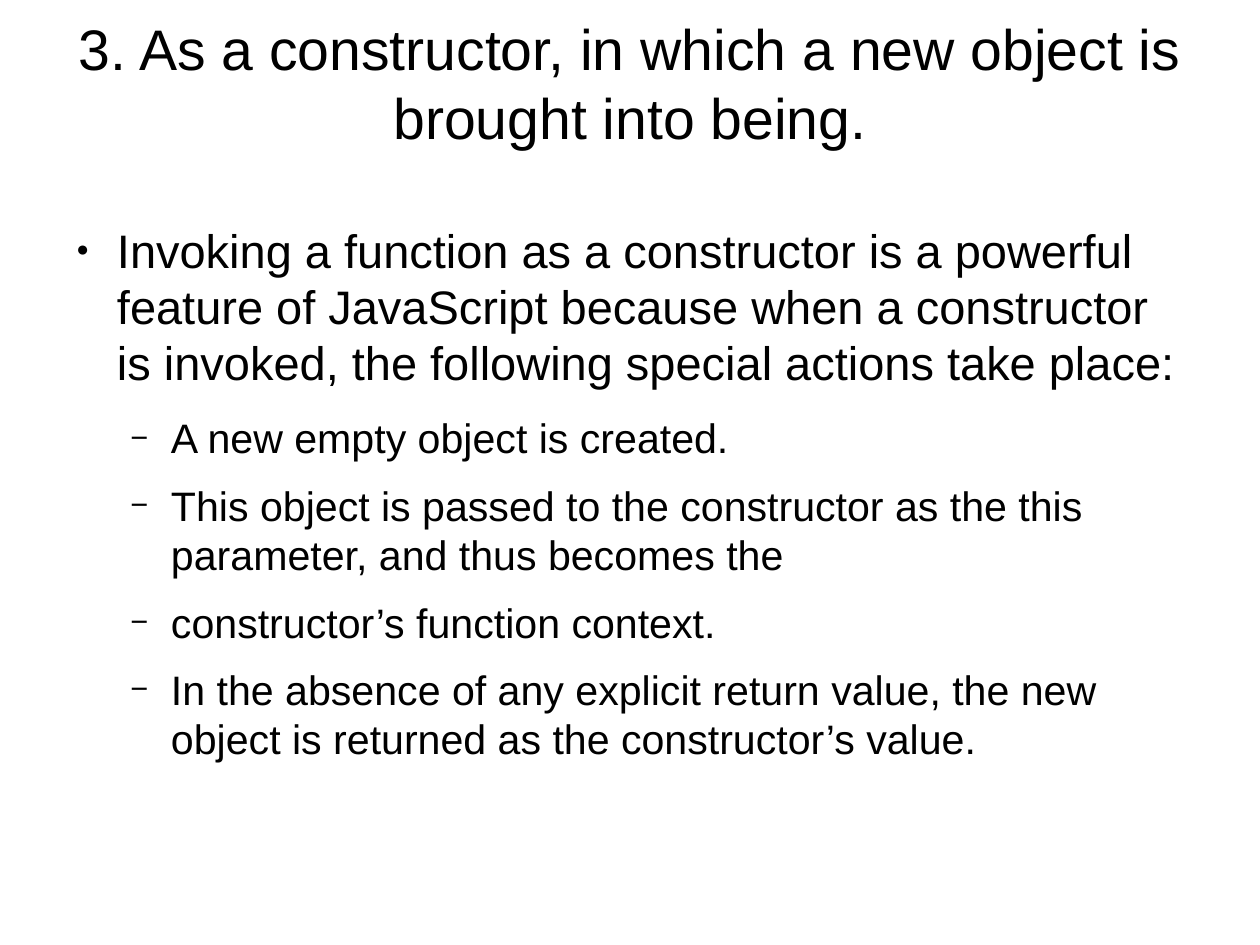
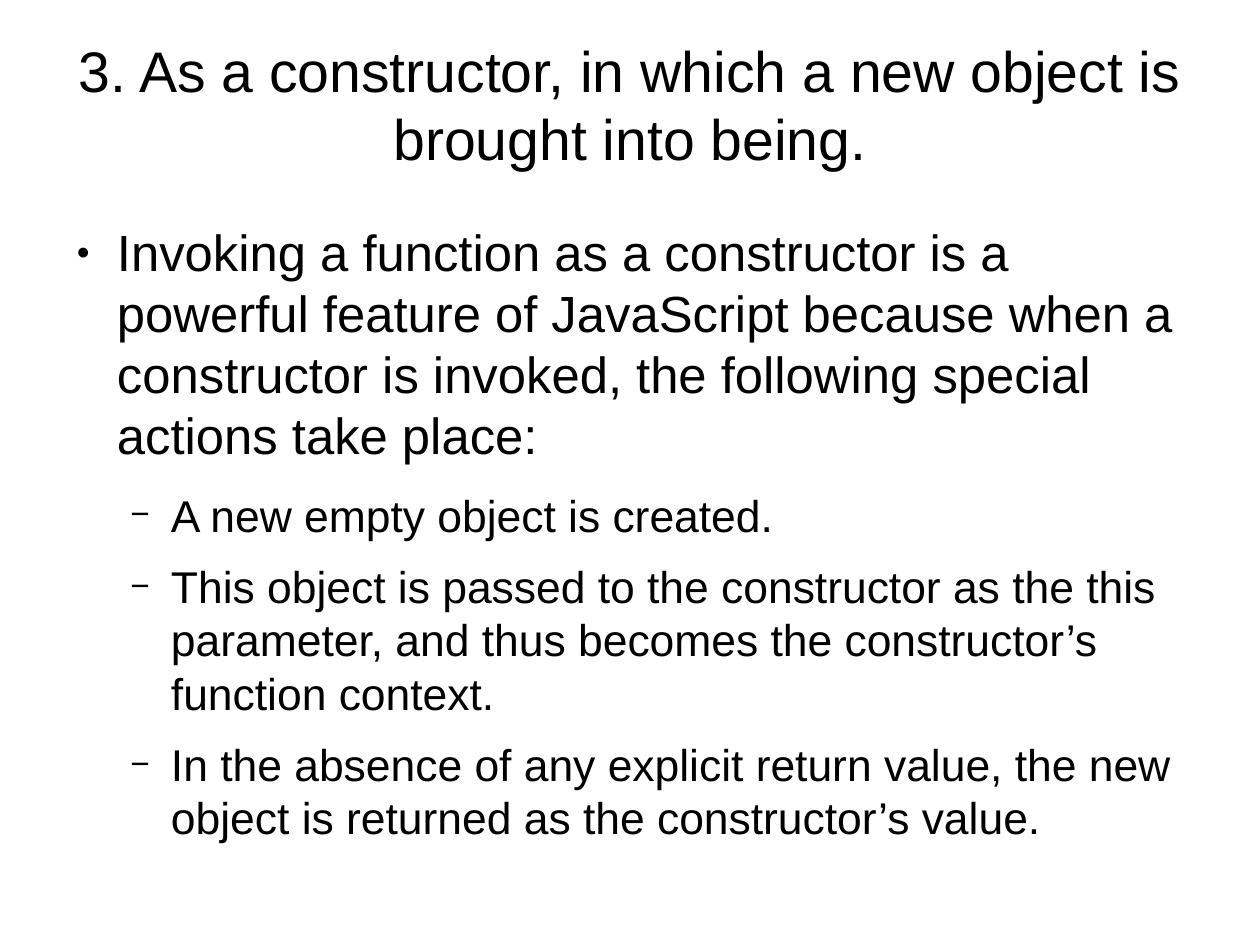
Before and after one commit to tomafc330/presentations, a slide deck: slide 9 of advanced-javascript/presentation.odp. Drawn at 1260x945 pixels with LibreOffice and Linux fonts; fonts in the diff are those of the drawing. Boxes give left, top, right and bottom in pixels: in the first picture for what was removed or moved away, otherwise in the second. Text is boxed around its words. In the diff, an @@ line names an element or a change of style, - is before the commit and + after.

```diff
--- a/advanced-javascript/presentation.odp
+++ b/advanced-javascript/presentation.odp
@@ title "3. As a constructor, in ..." moved from (x1=79, y1=28, x2=1180, y2=150) to (x1=79, y1=50, x2=1180, y2=171) @@
@@ text at (x1=117, y1=234, x2=1172, y2=844): size 29.6 to 32 pt in "Invoking a function as a constructor is ..."; size 25.9 to 28 pt in "A new empty object is created.", "In the absence of any explicit return ..." @@
@@ text at (x1=171, y1=570, x2=1155, y2=711): text changed; size 25.9 to 28 pt @@
-  − This object is passed to the constructor as the this parameter, and thus becomes the
-  − constructor’s function context.
+  − This object is passed to the constructor as the this parameter, and thus becomes the constructor’s function context.
```
Also in this commit, not shown: 13 other slides changed, 7 slides added, 20 other files.
